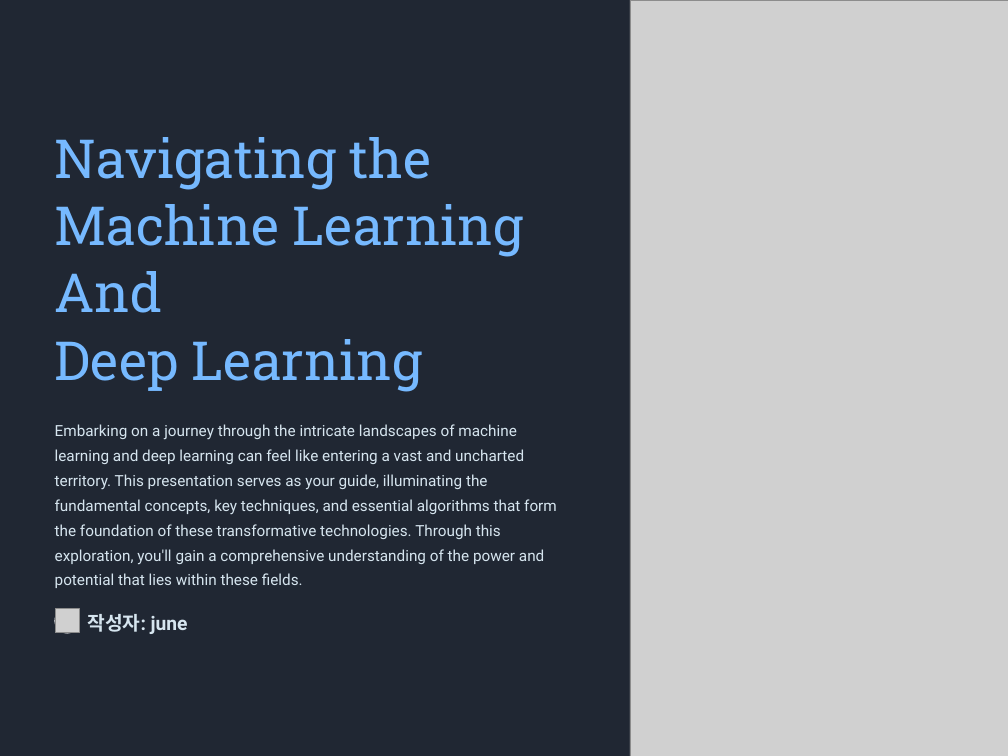
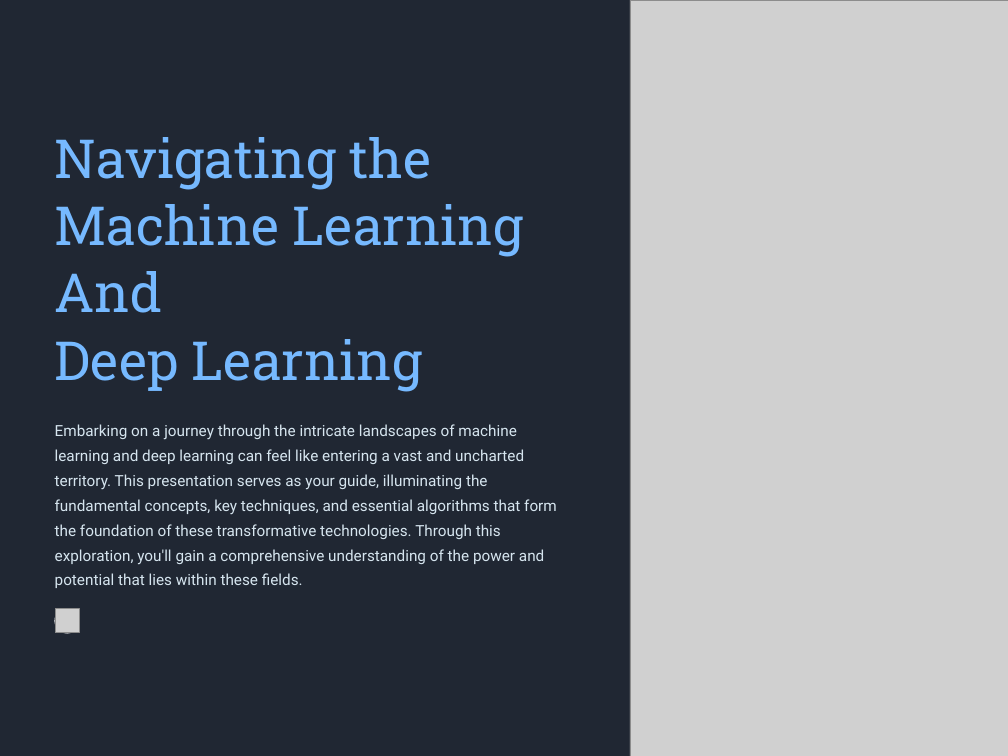
Before and after one commit to Juneory/THU_Learning, a slide deck: slide 1 of Orientaition/Navigating-the-World-of-Machine-Learning-and-Deep-Learning.pptx. Drawn at 1008x756 pixels with LibreOffice and Linux fonts; fonts in the diff are those of the drawing; grey boxes stand for pictures; background and template pictures are left out. Boxes give left, top, right and bottom in pixels: in the first picture for what was removed or moved away, otherwise in the second. Text is boxed around its words. In the diff, an @@ line names an element or a change of style, - is before the commit and + after.

```diff
--- a/Orientaition/Navigating-the-World-of-Machine-Learning-and-Deep-Learning.pptx
+++ b/Orientaition/Navigating-the-World-of-Machine-Learning-and-Deep-Learning.pptx
@@ text removed at [87,614,188,634] @@
-작성자: june
```
Also in this commit, not shown: 1 other slide changed, 2 other files.
